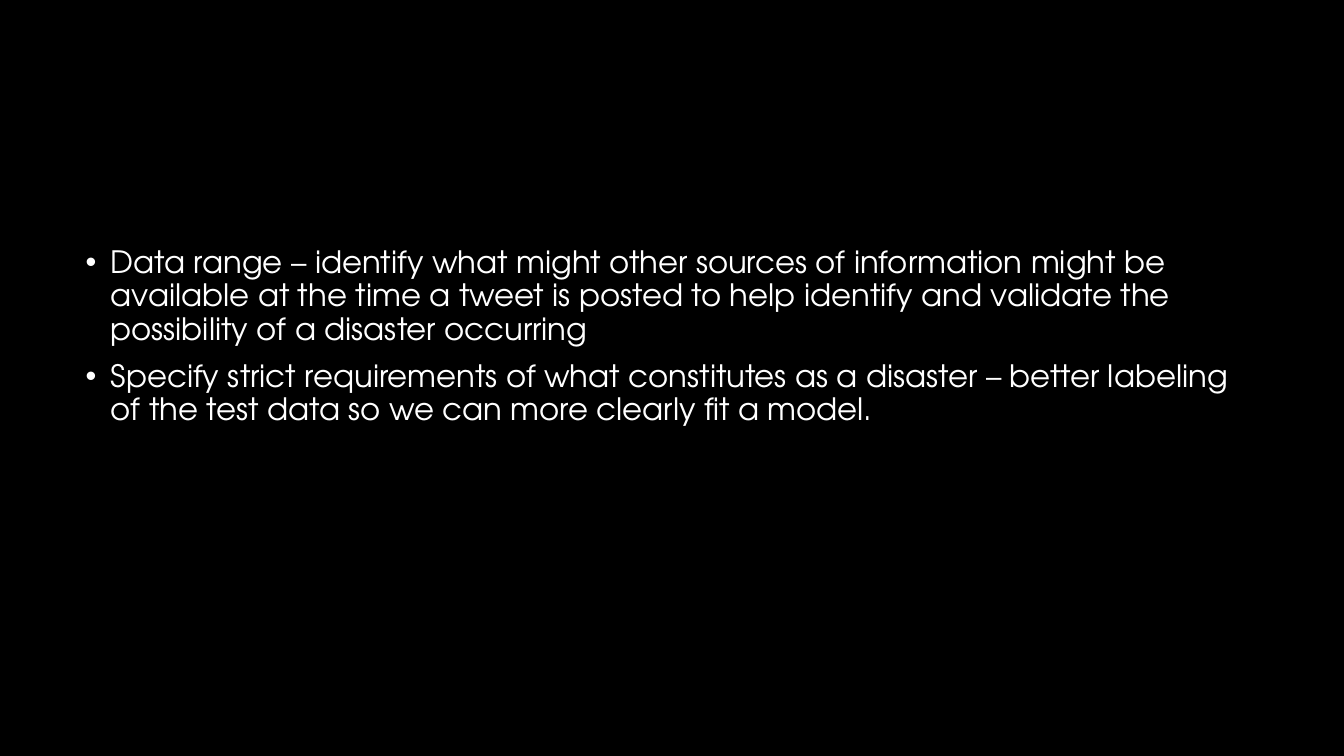
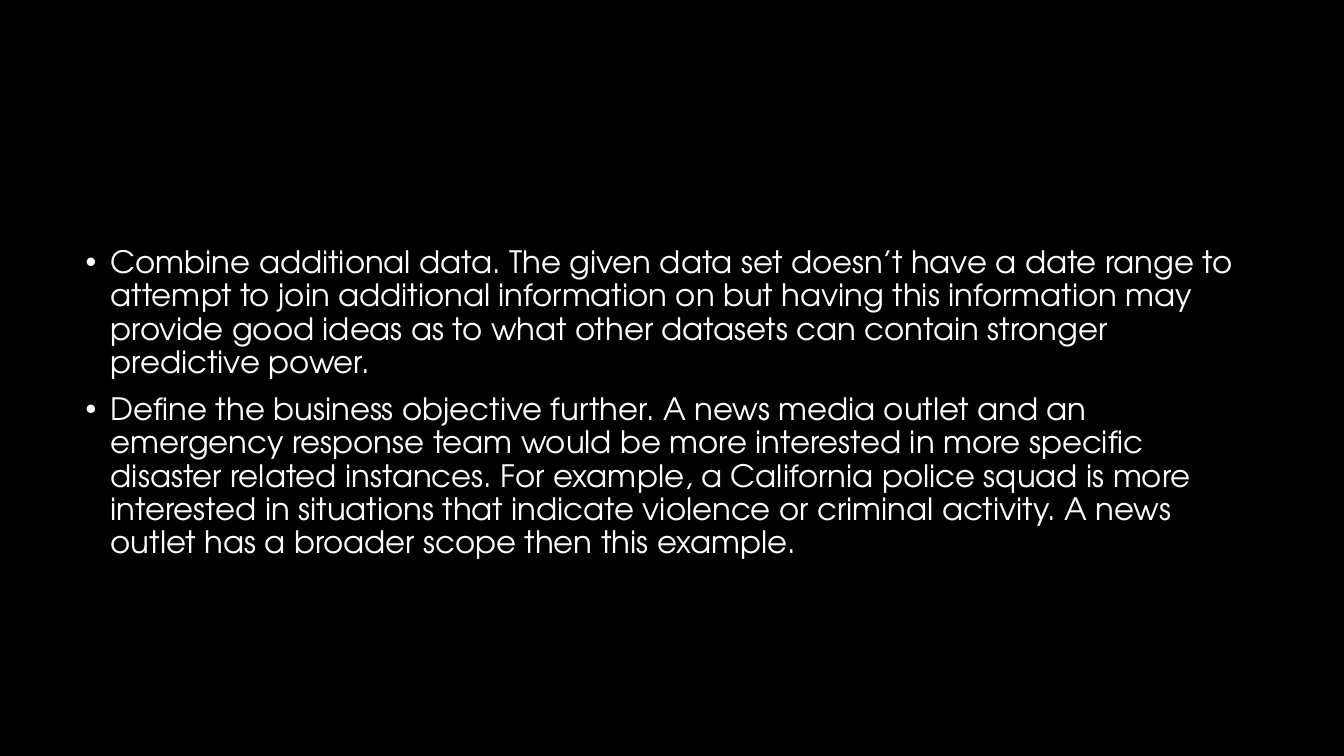
Before and after one commit to megancusey/DataScienceProjects, a slide deck: slide 18 of MDS 564 - Twitter NLP Text Analysis/Client Presentation.pptx (slide 15 before the commit). Drawn at 1344x756 pixels with LibreOffice and Linux fonts; fonts in the diff are those of the drawing; background and template pictures are left out. Boxes give left, top, right and bottom in pixels: in the first picture for what was removed or moved away, otherwise in the second. Text is boxed around its words. In the diff, an @@ line names an element or a change of style, - is before the commit and + after.

```diff
--- a/MDS 564 - Twitter NLP Text Analysis/Client Presentation.pptx
+++ b/MDS 564 - Twitter NLP Text Analysis/Client Presentation.pptx
@@ text at (111, 250, 1233, 559): text changed @@
-• Data range – identify what might other sources of information might be available at the time a tweet is posted to help identify and validate the possibility of a disaster occurring
-• Specify strict requirements of what constitutes as a disaster – better labeling of the test data so we can more clearly fit a model.
+• Combine additional data. The given data set doesn’t have a date range to attempt to join additional information on but having this information may provide good ideas as to what other datasets can contain stronger predictive power.
+• Define the business objective further. A news media outlet and an emergency response team would be more interested in more specific disaster related instances. For example, a California police squad is more interested in situations that indicate violence or criminal activity. A news outlet has a broader scope then this example.
```
Also in this commit, not shown: 3 slides added, 4 other files.
